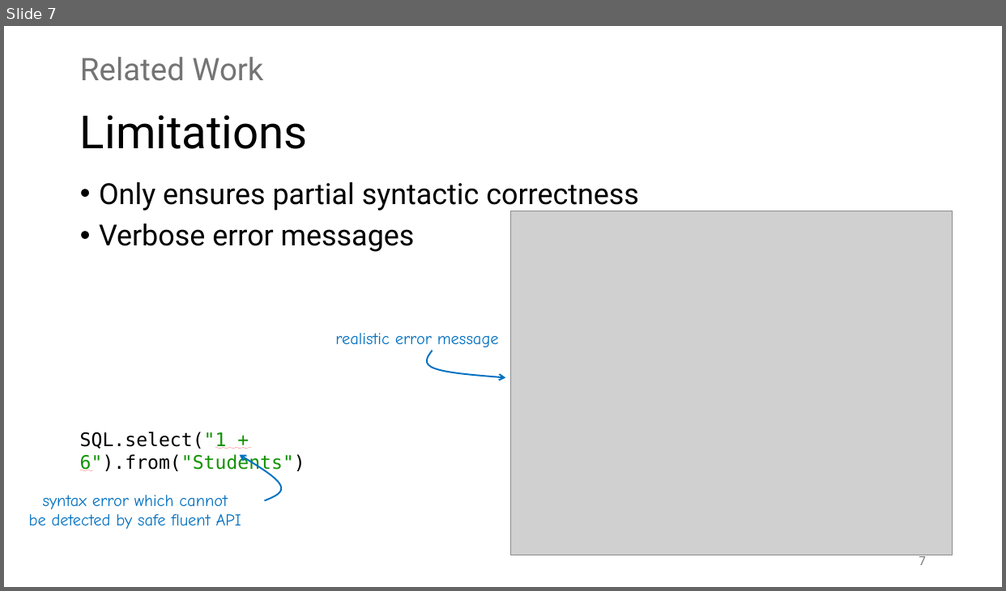
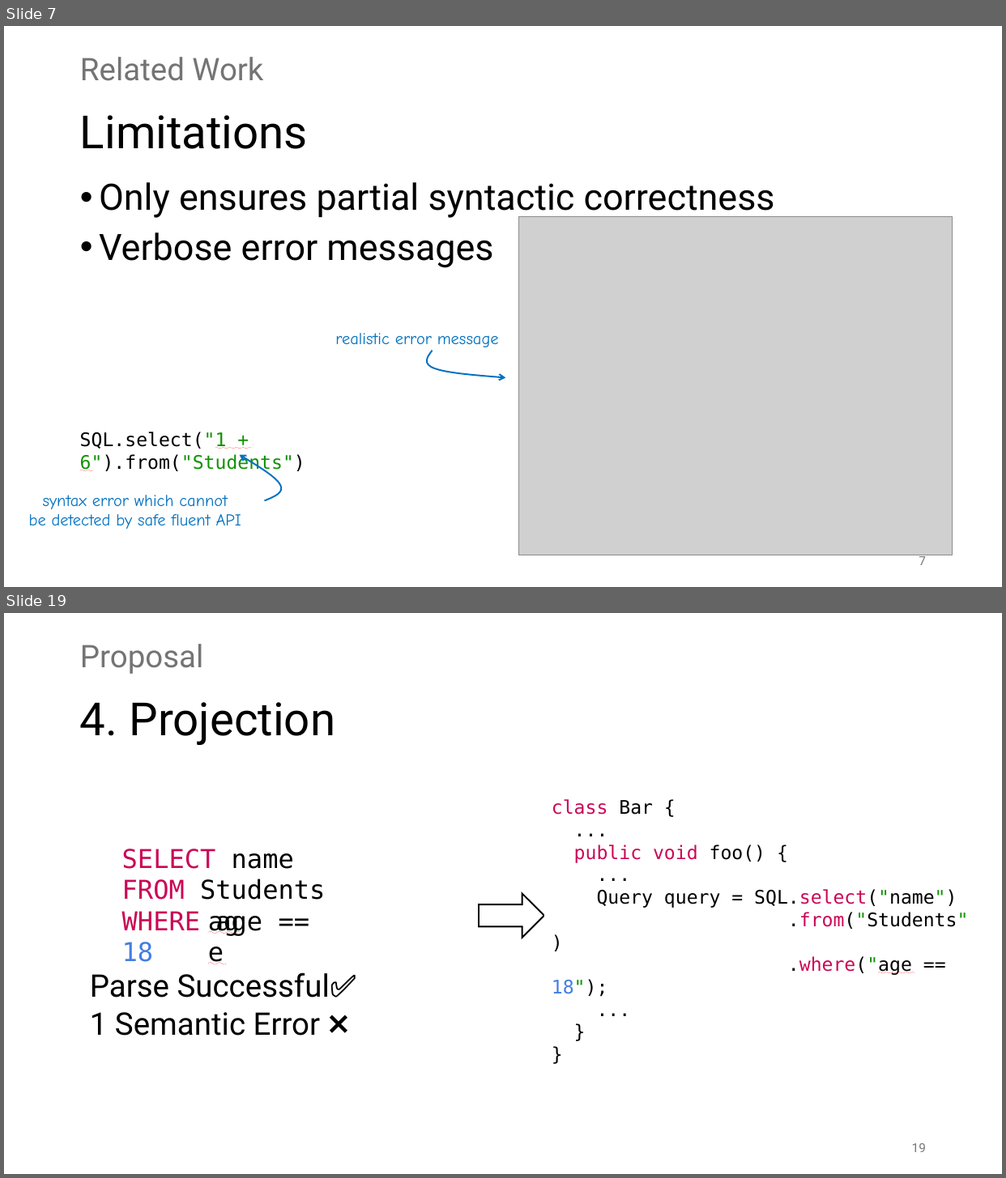
Before and after one commit to prg-titech/safe-fluent-dsls, a slide deck: concept/SeminarPresentation26Q2.pptx. Shown one above the other, each under a label of ours: slide 7 before the commit, slides 7 and 19 after it; the slides between them are not shown. The pictures are 1006x591 and 1006x1178 pixels, drawn with LibreOffice and Linux fonts; fonts in the diff are those of the drawing; grey boxes stand for pictures. Boxes give left, top, right and bottom in pixels: in the first picture for what was removed or moved away, otherwise in the second. Text is boxed around its words. In the diff, an @@ line names an element or a change of style, - is before the commit and + after.

```diff
--- a/concept/SeminarPresentation26Q2.pptx
+++ b/concept/SeminarPresentation26Q2.pptx
@@ slide 19 added at bbox=[4, 613, 1002, 1174], background #FFFFFF @@
@@ text added at bbox=[80, 644, 203, 674], 30 pt, text #747474 @@
+Proposal
@@ title added at bbox=[80, 702, 336, 745], 44 pt, text #000000 @@
+4. Projection
@@ text added at bbox=[552, 799, 969, 997], 18 pt, text #000000 @@
+class Bar {
+...
+public void foo() {
+...
+Query query = SQL.select("name")
+.from("Students")
+.where("age == 18");
+...
+}
+}
@@ text added at bbox=[122, 849, 325, 962], 25 pt, text #000000 @@
+SELECT name
+FROM Students
+WHERE age == 18
@@ right arrow added at bbox=[479, 894, 544, 938], fill #FFFFFF, outline #000000 1.5 pt @@
@@ text added at bbox=[215, 916, 262, 936], 25 pt, text #000000, underline @@
+age
@@ text added at bbox=[90, 973, 357, 1036], 30 pt, text #000000 @@
+Parse Successful✅
+1 Semantic Error ❌
@@ page number added at bbox=[912, 1144, 926, 1152], 12 pt, text #797979 @@
+19
@@ slide 7 changed as well @@
@@ text "Only ensures partial syntactic correctness" at bbox=[99, 182, 775, 268]: size 28 to 35 pt @@
@@ picture: place and size @@
-picture at bbox=[511, 211, 953, 555]
+picture at bbox=[518, 217, 952, 555]
```
Also in this commit, not shown: 6 other slides changed, 13 other slides added, 2 slides removed, 1 other file.
